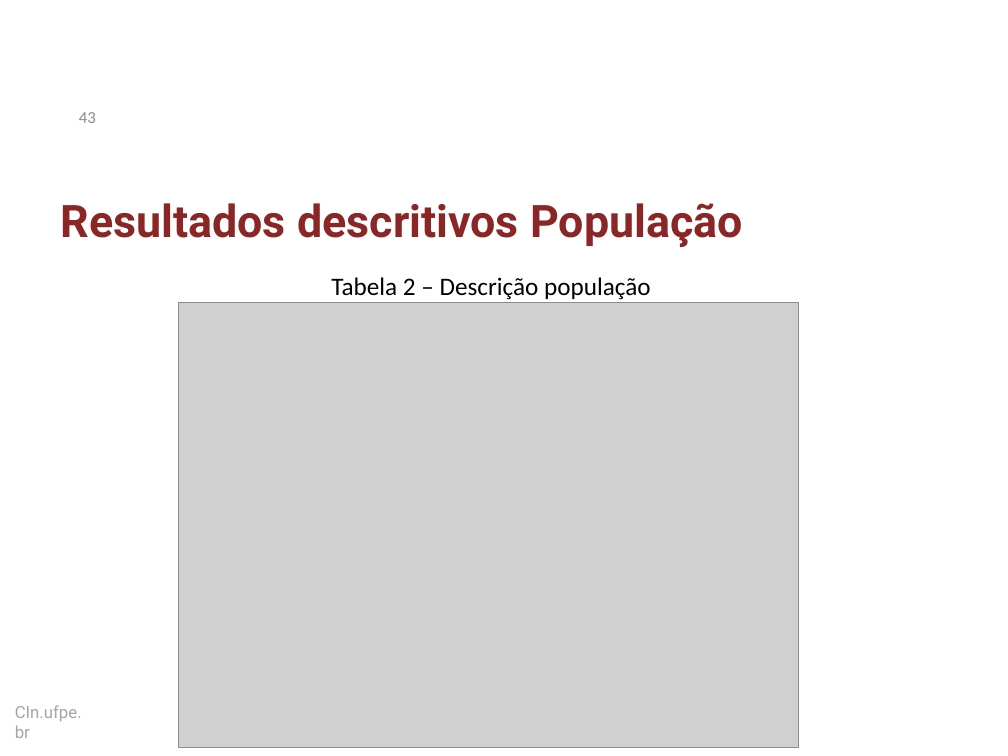
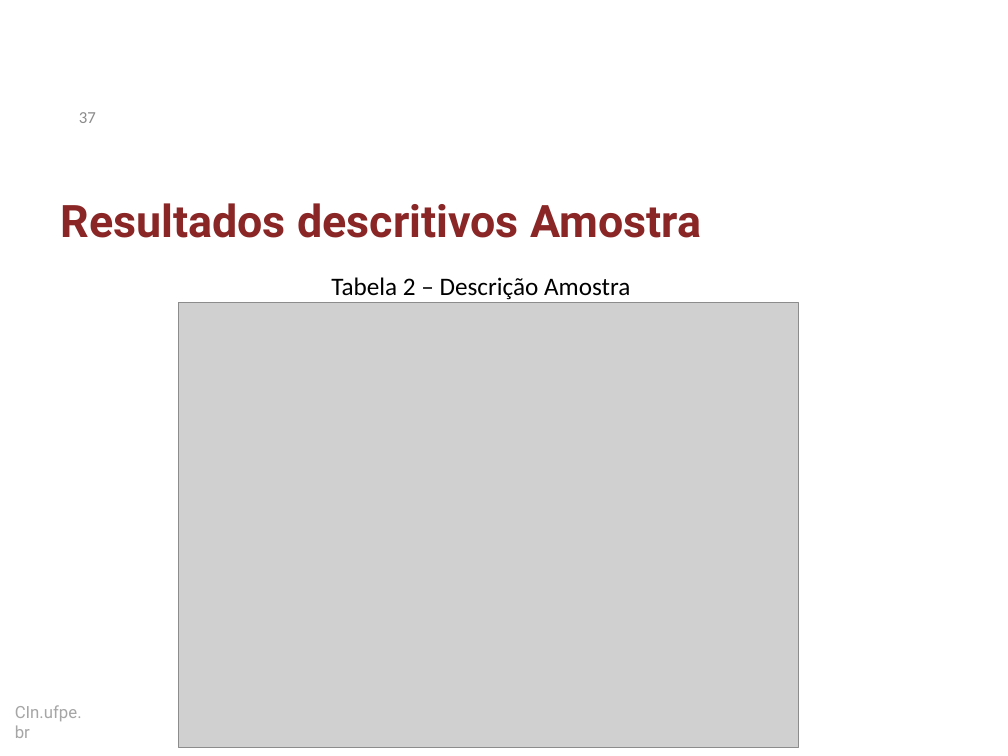
Before and after one commit to dan1lo/doutoradoR, a slide deck: slide 37 of apresentacao doutorado simplificado.pptx (slide 43 before the commit). Drawn at 1008x756 pixels with LibreOffice and Linux fonts; fonts in the diff are those of the drawing; grey boxes stand for pictures; background and template pictures are left out. Boxes give left, top, right and bottom in pixels: in the first picture for what was removed or moved away, otherwise in the second. Text is boxed around its words. In the diff, an @@ line names an element or a change of style, - is before the commit and + after.

```diff
--- a/apresentacao doutorado simplificado.pptx
+++ b/apresentacao doutorado simplificado.pptx
@@ page number at [79,112,96,123]: text changed @@
-43
+37
@@ title at [60,203,701,238]: text changed @@
-Resultados descritivos População
+Resultados descritivos Amostra
@@ text at [331,277,630,300]: text changed @@
-Tabela 2 – Descrição população
+Tabela 2 – Descrição Amostra
```
Also in this commit, not shown: 24 other slides changed, 2 slides added, 7 slides removed.
